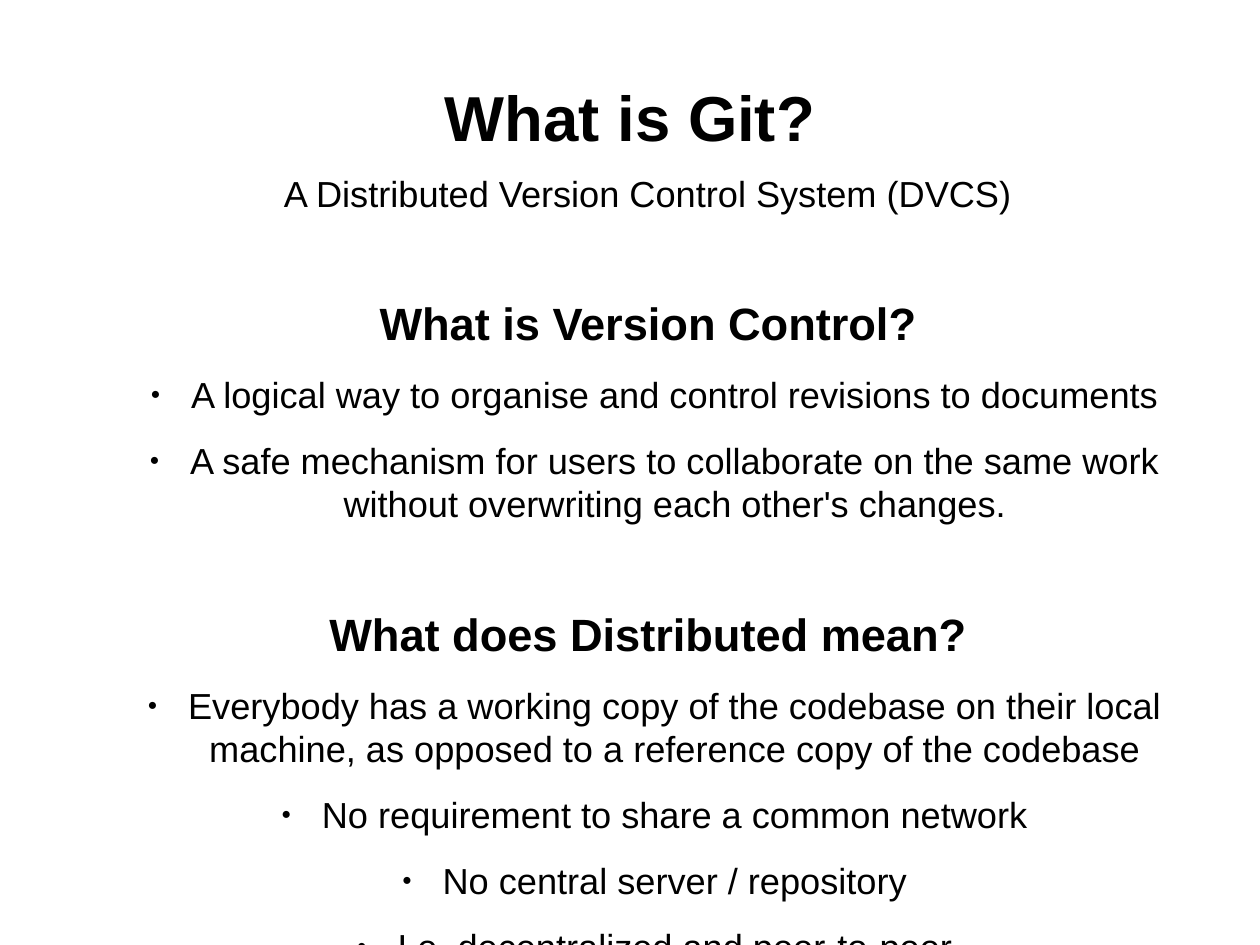
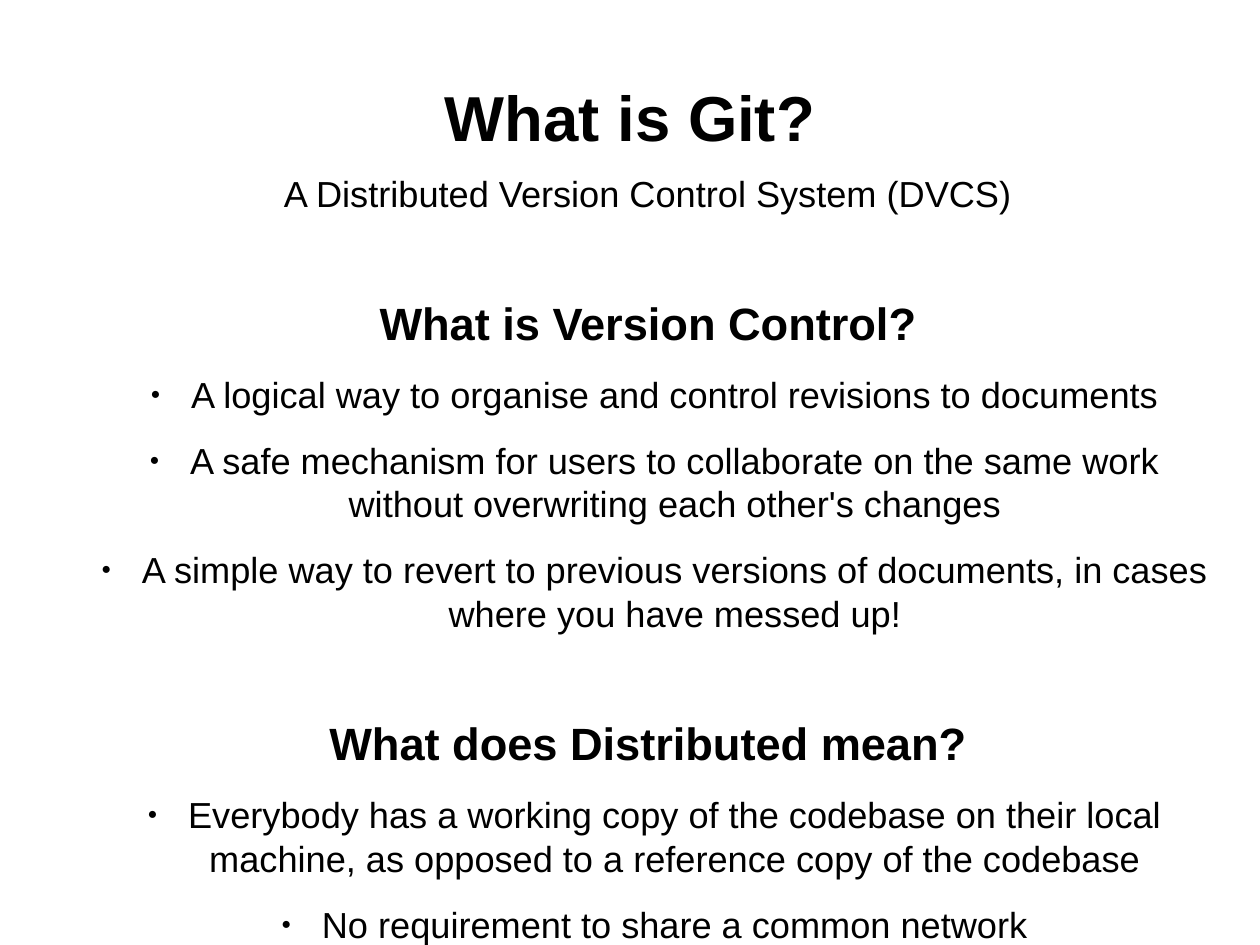
Before and after one commit to ifpingram/soslug, a slide deck: slide 3 of Understanding_Git_and_using_Github.odp. Drawn at 1260x945 pixels with LibreOffice and Linux fonts; fonts in the diff are those of the drawing. Boxes give left, top, right and bottom in pixels: in the first picture for what was removed or moved away, otherwise in the second. Text is boxed around its words. In the diff, an @@ line names an element or a change of style, - is before the commit and + after.

```diff
--- a/Understanding_Git_and_using_Github.odp
+++ b/Understanding_Git_and_using_Github.odp
@@ text at (142,447,1206,634): text changed @@
-● A safe mechanism for users to collaborate on the same work without overwriting each other's changes.
+● A safe mechanism for users to collaborate on the same work without overwriting each other's changes
+● A simple way to revert to previous versions of documents, in cases where you have messed up!
```
Also in this commit, not shown: 2 other slides changed, 3 slides added.
